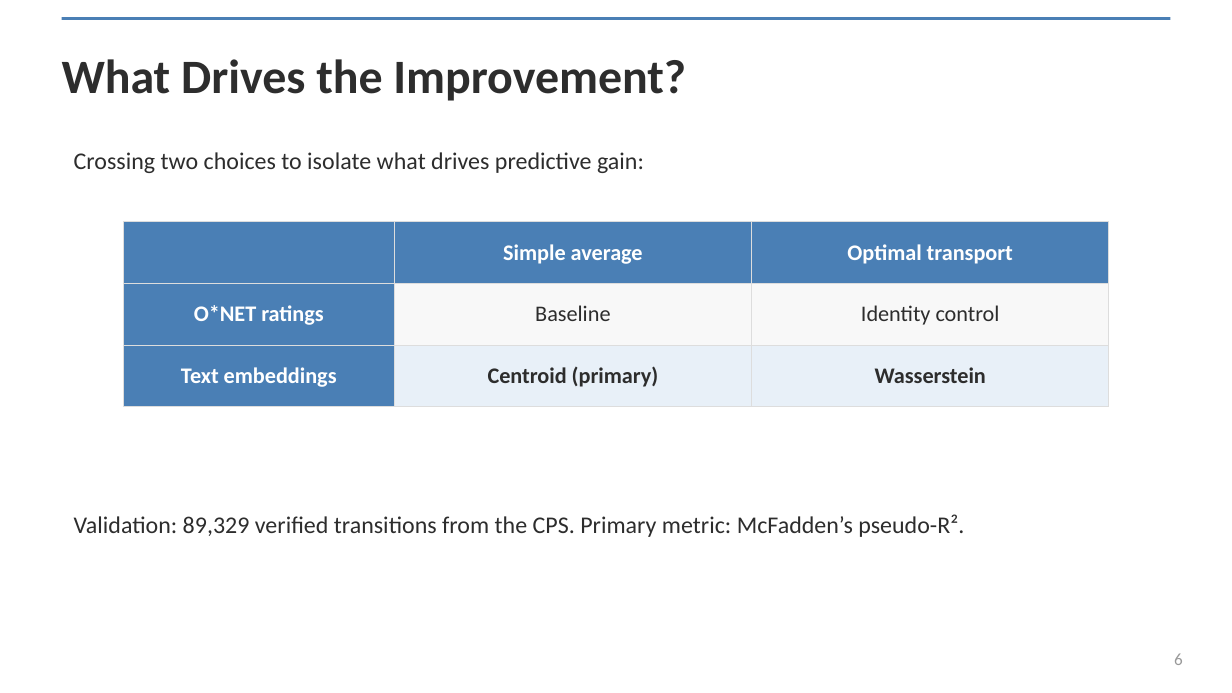
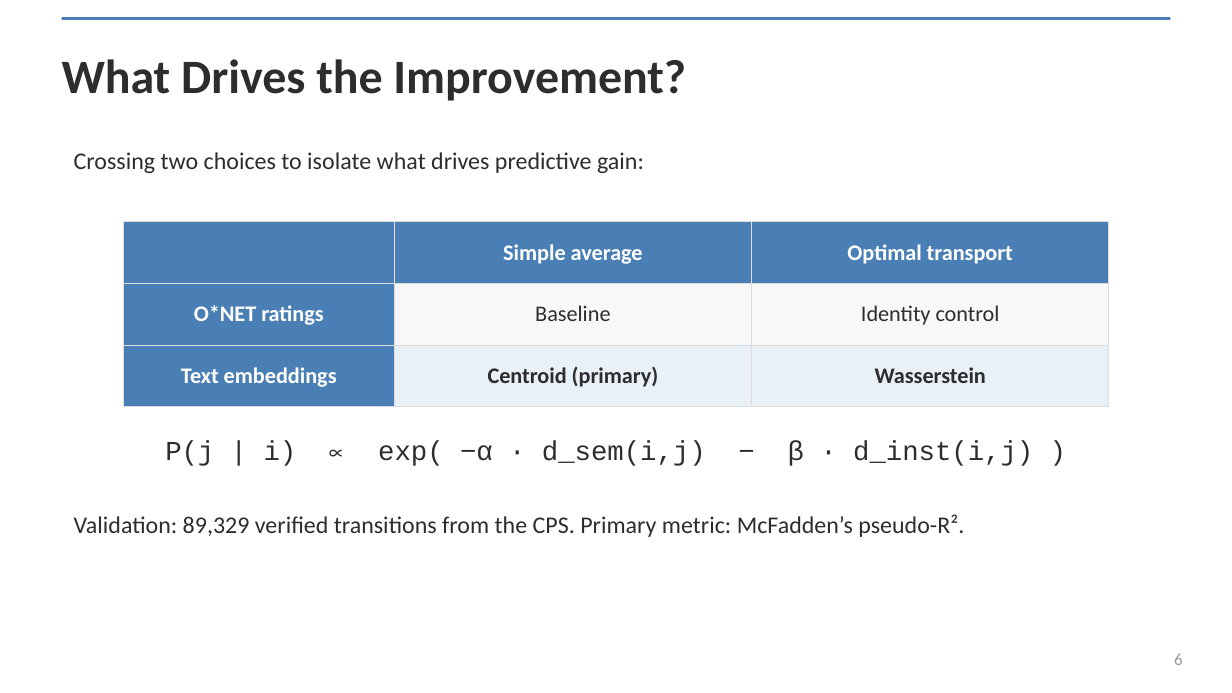
Before and after one commit to spencer2718/task-space-model, a slide deck: slide 6 of writing/presentation/task_embeddings_deck.pptx. Drawn at 1232x693 pixels with LibreOffice and Linux fonts; fonts in the diff are those of the drawing. Boxes give left, top, right and bottom in pixels: in the first picture for what was removed or moved away, otherwise in the second. Text is boxed around its words. In the diff, an @@ line names an element or a change of style, - is before the commit and + after.

```diff
--- a/writing/presentation/task_embeddings_deck.pptx
+++ b/writing/presentation/task_embeddings_deck.pptx
@@ text added at (165, 441, 1033, 466), 16 pt, text #2D2D2D @@
+P(j | i) ∝ exp( −α · d_sem(i,j) − β · d_inst(i,j) )
```
Also in this commit, not shown: 1 other slide changed, 4 other files.
